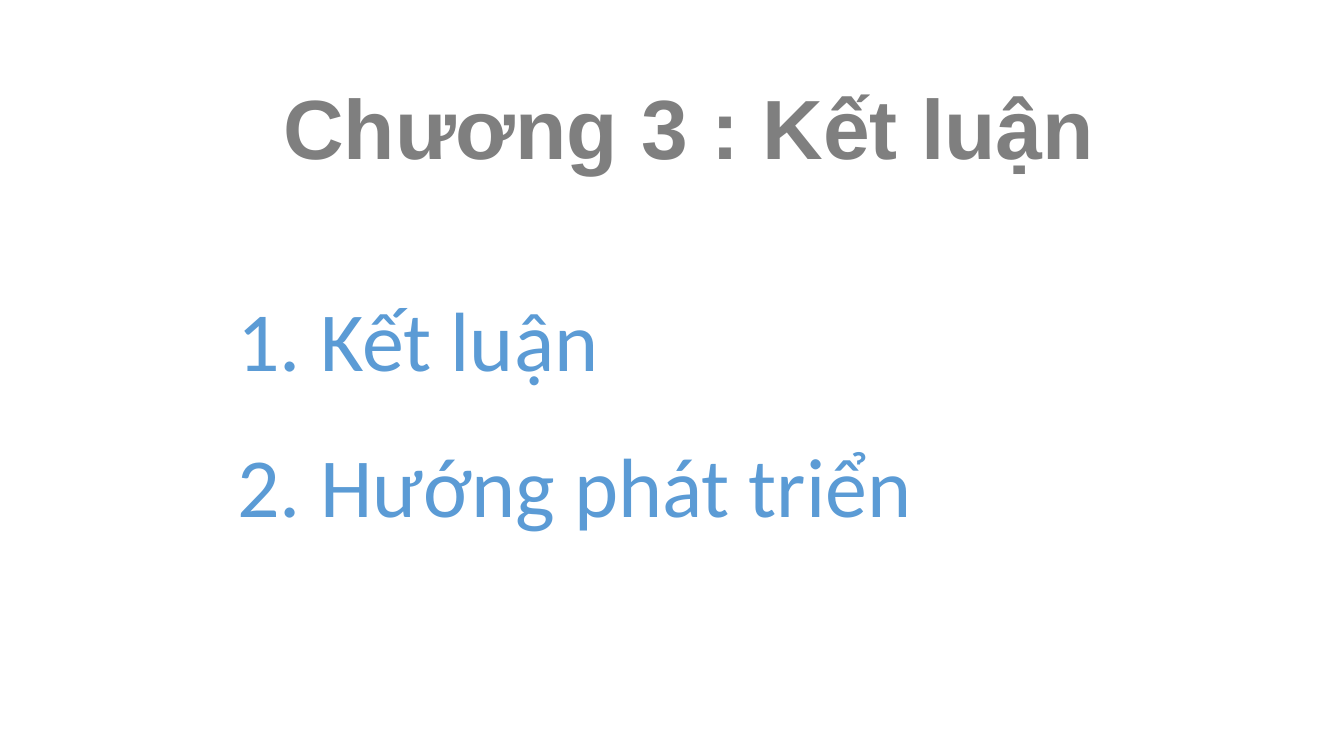
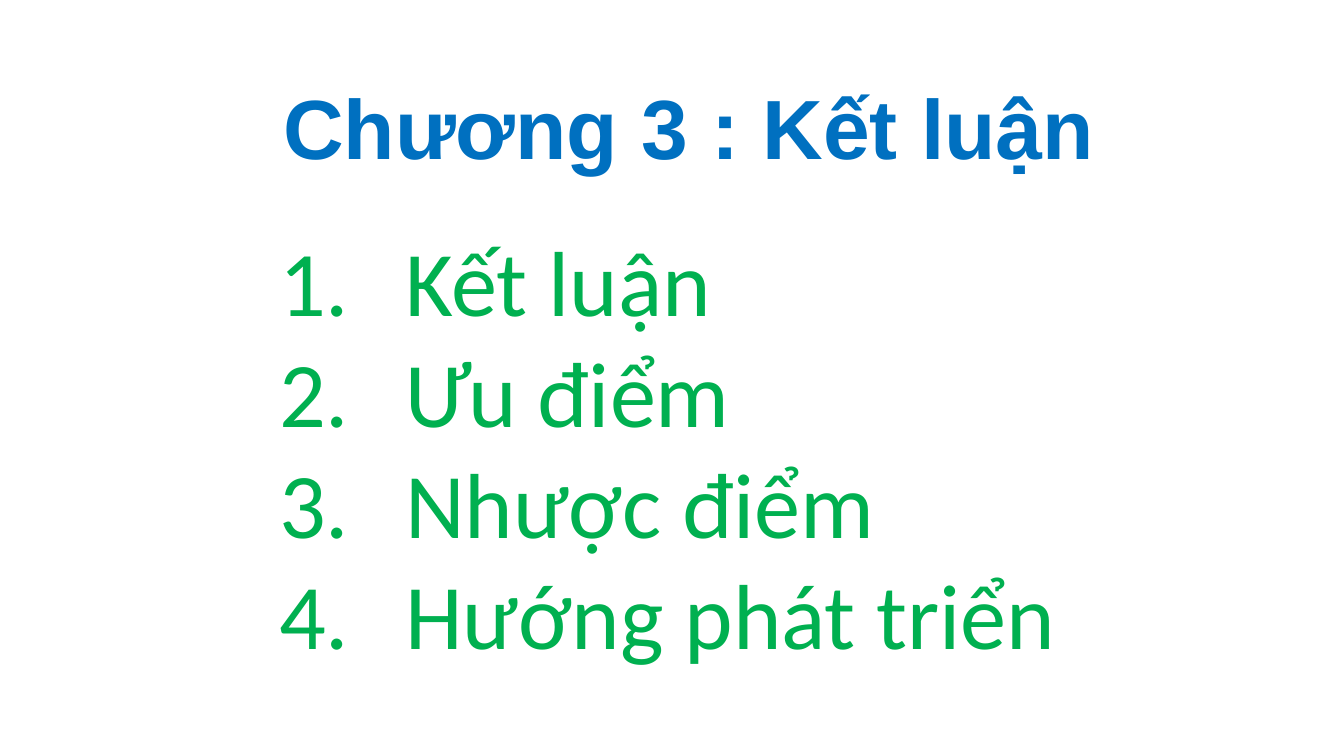
Before and after one commit to AlvinDMartin/Dat-Phuc-Doan1-GameXepHinh, a slide deck: slide 14 of Documents/Slide Bao Cao.pptx. Drawn at 1344x756 pixels with LibreOffice and Linux fonts; fonts in the diff are those of the drawing. Boxes give left, top, right and bottom in pixels: in the first picture for what was removed or moved away, otherwise in the second. Text is boxed around its words. In the diff, an @@ line names an element or a change of style, - is before the commit and + after.

```diff
--- a/Documents/Slide Bao Cao.pptx
+++ b/Documents/Slide Bao Cao.pptx
@@ text "Chương 3 : Kết luận" at <box>283,94,1093,174</box>: text colour #7F7F7F to #0070C0 @@
@@ text at <box>405,246,1056,665</box>: text changed; size 60 to 66 pt; text colour #5B9BD5 to #00B050 @@
-1. Kết luận
+1. Kết luận
+2. Ưu điểm
+3. Nhược điểm
+4. Hướng phát triển
@@ text removed at <box>237,452,911,532</box> @@
-2. Hướng phát triển
```
Also in this commit, not shown: 13 other slides changed, 5 slides added, 3 slides removed.
